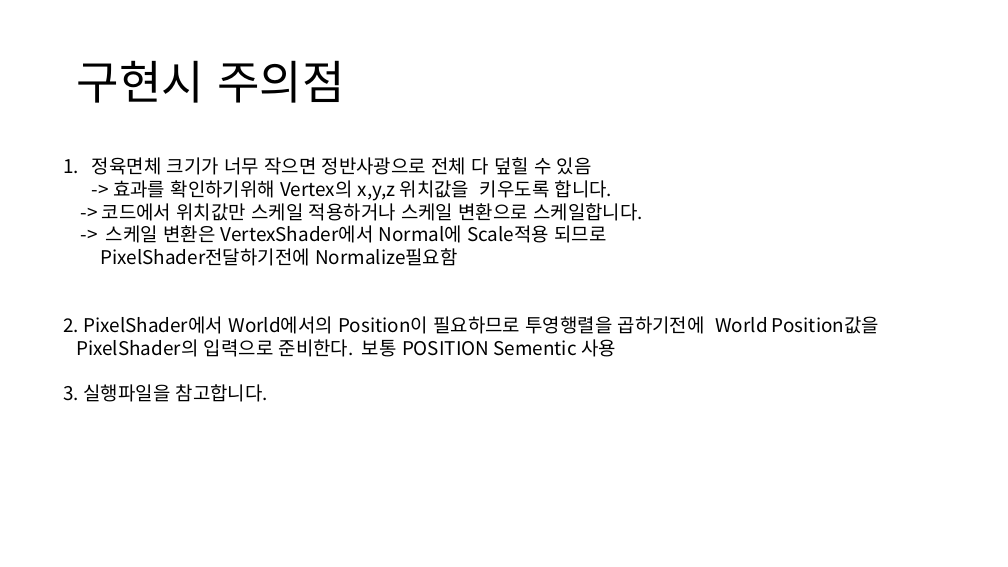
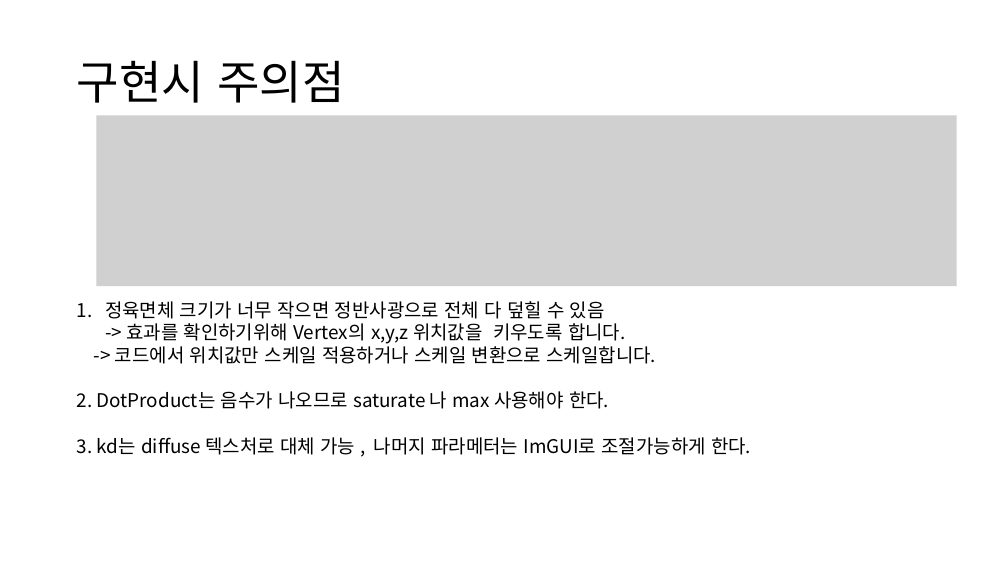
Before and after one commit to ldw9981/D3D11_Tutorial, a slide deck: slide 10 of Documents/07-Lighting2(Blinn-Phong).pptx (slide 7 before the commit). Drawn at 1008x567 pixels with LibreOffice and Linux fonts; fonts in the diff are those of the drawing; grey boxes stand for pictures. Boxes give left, top, right and bottom in pixels: in the first picture for what was removed or moved away, otherwise in the second. Text is boxed around its words. In the diff, an @@ line names an element or a change of style, - is before the commit and + after.

```diff
--- a/Documents/07-Lighting2(Blinn-Phong).pptx
+++ b/Documents/07-Lighting2(Blinn-Phong).pptx
@@ picture added at (97,116,957,287) @@
@@ text "정육면체 크기가 너무 작으면 정반사광으로 ...": place and size @@
-text "정육면체 크기가 너무 작으면 정반사광으로 ..." at (64,157,879,402)
+text "정육면체 크기가 너무 작으면 정반사광으로 ..." at (77,301,751,455)
@@ text at (77,391,751,455): text changed @@
--> 스케일 변환은 VertexShader에서 Normal에 Scale적용 되므로
-PixelShader전달하기전에 Normalize필요함
-2. PixelShader에서 World에서의 Position이 필요하므로 투영행렬을 곱하기전에 World Position값을
-PixelShader의 입력으로 준비한다. 보통 POSITION Sementic 사용
-3. 실행파일을 참고합니다.
+2. DotProduct는 음수가 나오므로 saturate 나 max 사용해야 한다.
+3. kd는 diffuse 텍스처로 대체 가능 , 나머지 파라메터는 ImGUI로 조절가능하게 한다.
```
Also in this commit, not shown: 6 other slides changed, 3 slides added, 3 other files.
